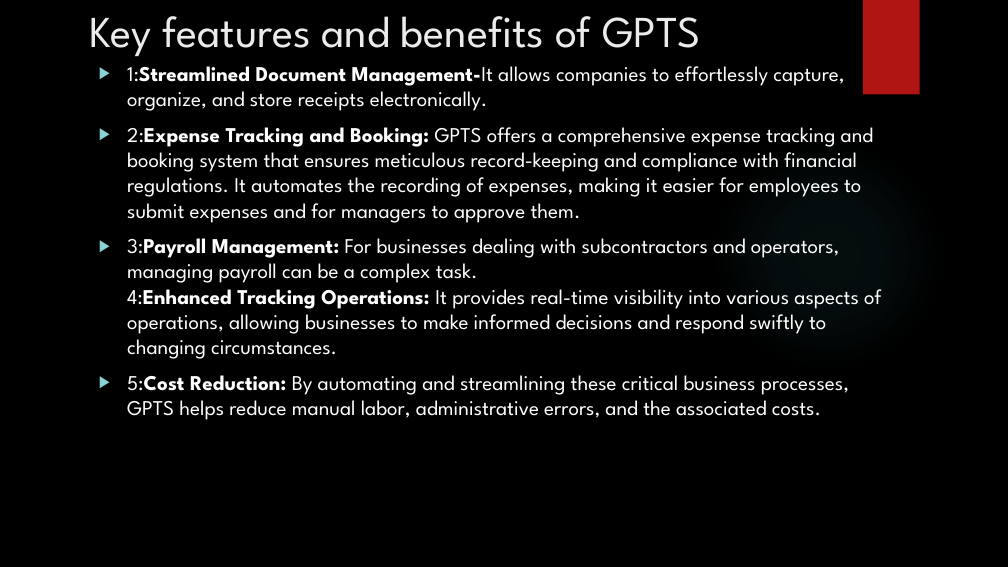
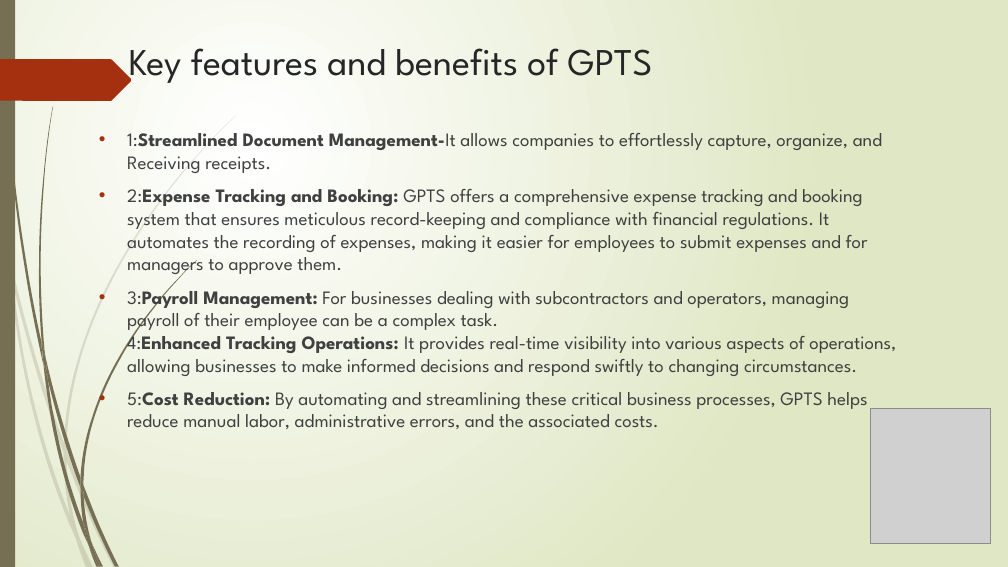
Before and after one commit to Bossfroi/miniproject-1, a slide deck: slide 3 of presentation.pptx. Drawn at 1008x567 pixels with LibreOffice and Linux fonts; fonts in the diff are those of the drawing; grey boxes stand for pictures; background and template pictures are left out. Boxes give left, top, right and bottom in pixels: in the first picture for what was removed or moved away, otherwise in the second. Text is boxed around its words. In the diff, an @@ line names an element or a change of style, - is before the commit and + after.

```diff
--- a/presentation.pptx
+++ b/presentation.pptx
@@ background picture (left out) to gradient #FFFFFF to #DFE8C4 @@
@@ rectangle added at bbox=[0, 0, 15, 567], fill #766F54 @@
@@ rectangle removed at bbox=[863, 0, 920, 95] @@
@@ freeform shape added at bbox=[0, 59, 132, 101], fill #A53010 @@
@@ title "Key features and benefits of ...": place and size @@
-title "Key features and benefits of ..." at bbox=[90, 16, 701, 56]
+title "Key features and benefits of ..." at bbox=[129, 48, 653, 83]
@@ title "Key features and benefits of ..." at bbox=[129, 48, 653, 83]: size 42 to 36 pt, text colour #EBEBEB to #262626 @@
@@ text "1:Streamlined Document Management-It allows companies ...": place and size @@
-text "1:Streamlined Document Management-It allows companies ..." at bbox=[127, 66, 881, 420]
+text "1:Streamlined Document Management-It allows companies ..." at bbox=[127, 133, 896, 429]
@@ text at bbox=[127, 133, 882, 173]: text changed; size 20 to 18 pt; text colour #FFFFFF to #404040 @@
-▶ 1:Streamlined Document Management-It allows companies to effortlessly capture, organize, and store receipts electronically.
+• 1:Streamlined Document Management-It allows companies to effortlessly capture, organize, and Receiving receipts.
@@ ellipse removed at bbox=[712, 138, 944, 371] @@
@@ text at bbox=[127, 189, 868, 429]: size 20 to 18 pt, text colour #FFFFFF to #404040 in "2:Expense Tracking and Booking: GPTS offers a ...", "5:Cost Reduction: By automating and streamlining these ..."; bullet ▶ to •; bullet colour #8AD0D6 to #A53010 @@
@@ text at bbox=[127, 284, 896, 376]: text changed; size 20 to 18 pt; text colour #FFFFFF to #404040 @@
-▶ 3:Payroll Management: For businesses dealing with subcontractors and operators, managing payroll can be a complex task.
-  4:Enhanced Tracking Operations: It provides real-time visibility into various aspects of operations, allowing businesses to make informed decisions and respond swiftly to changing circumstances.
+• 3:Payroll Management: For businesses dealing with subcontractors and operators, managing payroll of their employee can be a complex task.
+  4:Enhanced Tracking Operations: It provides real-time visibility into various aspects of operations, allowing businesses to make informed decisions and respond swiftly to changing circumstances.
@@ picture added at bbox=[871, 408, 991, 544] @@
@@ group added at bbox=[0, 116, 236, 567]: 10 freeform shapes @@
@@ group added at bbox=[2, 0, 197, 567]: 12 freeform shapes @@
```
Also in this commit, not shown: 2 other slides changed, 1 slide added, 2 other files.
